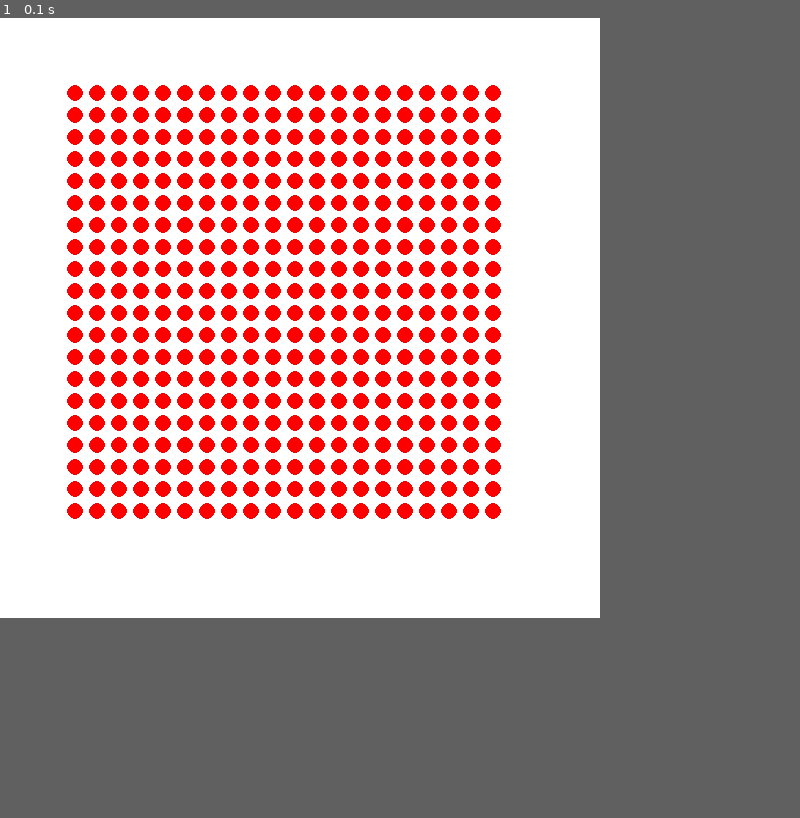
Above: before the commit, frame 1.
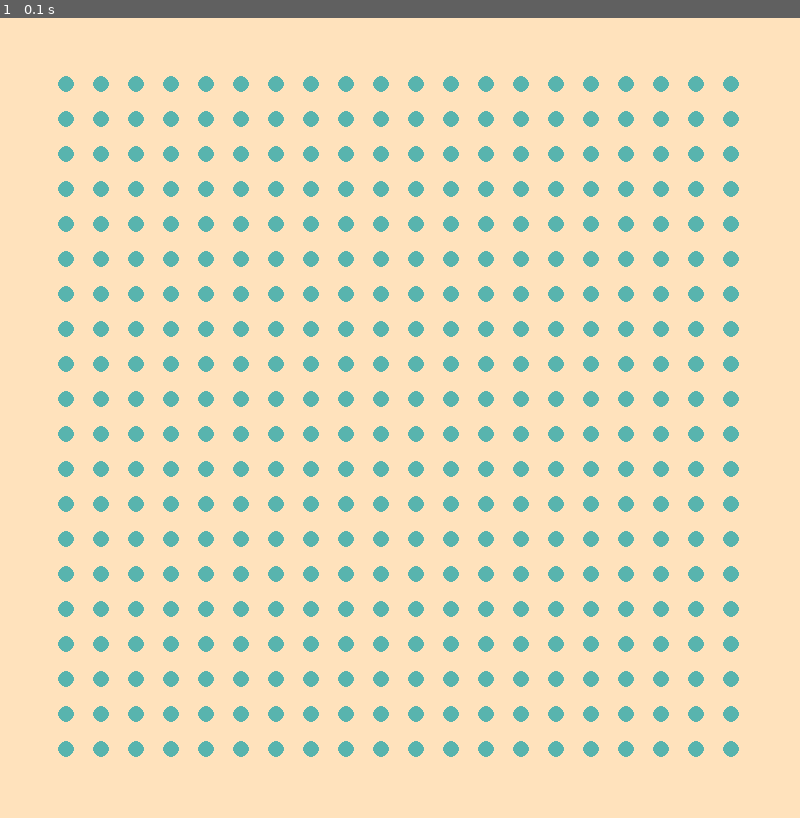
Above: after the commit, the same moment.

Repository: CetialphaV/ChessGame
Game: pygame game, started from dotsAndBoxes copy/dotUIMain.py
Same seed, same stepped clock (60 frames per second), same inputs: the game is played once before the commit and once after it.
Inputs:
- Up to frame 1 (0.1 s): no input
In our replay, the window is 600x600 before the commit and 800x800 after it. These sizes can differ from the game's own. Grey fills any space a smaller window leaves; there, only what the larger window draws over its background counts as a difference.

The runs differ from the first frame. In frame 1, 60% of the frame differs, in the area x 0-93%, y 0-93%.

Commit message:
Finished Basic elements of UI design

Diff:
--- a/dotsAndBoxes copy/dotUIMain.py
+++ b/dotsAndBoxes copy/dotUIMain.py
@@ -4,60 +4,59 @@
 
 class game:
     blockSize = 60
-    backgroundColor = (255, 255, 255)
-    selectionColor = (255, 255, 255)
+    backgroundColor = (255, 226, 188)
+    dotColor = (88, 180, 174)
 
 
-    def __init__(self, whiteSquareColor=(175, 29, 59), blackSquareColor=(77,70,70)):
-        self.whiteSquareColor = whiteSquareColor
-        self.blackSquareColor = blackSquareColor
+    def __init__(self):
+
 
         self.numDots = 20
-        self.screenMuliplier = 30
+        self.screenMuliplier = 40
         self.size = self.numDots * self.screenMuliplier
-        self.environment = env(self.size, self.size, 'chess')
-        self.screenBuffer = int(self.size / 8)
+        self.environment = env(self.size, self.size, 'DotsAndBoxes')
+        self.screenBuffer = int(self.size / 12)
         self.dotSize = 8
+        self.dotBuffer = self.dotSize * 4
 
         self.done = False
         self.positionSelected = None
         self.playerTurn = 0
+        self.getDotsForLocation((0, 19))
 
 
     def updateGameScreen(self):
         self.environment.resetBackGround(allBackGround=True)
         self.drawBoard()
         self.environment.renderChildren()
+        self.getDotsForLocation((0, 18))
         pygame.display.flip()
 
 
     def drawBoard(self):
-        # for rowNum, row in enumerate((num)):
-        #     for columnNum, block in enumerate(row):
-        #         blockPostionInView = ((rowNum * self.blockSize), (columnNum * self.blockSize))
-        #         blockRect = pygame.Rect(blockPostionInView, (self.blockSize, self.blockSize))
-        #         if (rowNum + columnNum) % 2 == 0:
-        #             pygame.draw.rect(self.environment.display, self.whiteSquareColor, blockRect)
-        #         elif (rowNum + columnNum) % 2 != 0:
-        #             pygame.draw.rect(self.environment.display, self.blackSquareColor, blockRect)
+        for dotRowNum in range(self.numDots):
+            for dotColumnNum in range(self.numDots):
+                spaceBetweenDots = int((self.size - (self.screenBuffer * 2)) / (self.numDots-1))
+                dotPostionX = self.screenBuffer + spaceBetweenDots * dotRowNum
+                dotPostionY = self.screenBuffer + spaceBetweenDots * dotColumnNum
+                pygame.draw.circle(self.environment.display, self.dotColor, (dotPostionX, dotPostionY), self.dotSize)
 
 
-        for dotRowNum in range(self.numDots):
-            for dotColumnNum in range(self.numDots):
-                spaceBetweenDots = int((self.size - (self.screenBuffer * 2)) / self.numDots)
-                dotPostionX = self.screenBuffer + spaceBetweenDots * dotRowNum
-                dotPostionY = self.screenBuffer + spaceBetweenDots * dotColumnNum
-                print(dotPostionX, dotPostionY)
-                pygame.draw.circle(self.environment.display, self.environment.RED, (dotPostionX, dotPostionY), self.dotSize)
+    def getDotsForLocation(self, location):
+        spaceBetweenDots = int((self.size - (self.screenBuffer * 2)) / (self.numDots - 1))
+        topLeft = ((location[0] * spaceBetweenDots + self.screenBuffer), location[1] * spaceBetweenDots + self.screenBuffer)
+        topRight = (((location[0] + 1) * spaceBetweenDots + self.screenBuffer), location[1] * spaceBetweenDots + self.screenBuffer)
+        bottomLeft = (((location[0]) * spaceBetweenDots + self.screenBuffer), (location[1] + 1) * spaceBetweenDots + self.screenBuffer)
+        bottomRight = (((location[0] + 1) * spaceBetweenDots + self.screenBuffer), (location[1] + 1) * spaceBetweenDots + self.screenBuffer)
+        dotLocations = {"topLeft": topLeft, "topRight": topRight, "bottomLeft": bottomLeft, "bottomRight": bottomRight}
+
+        return dotLocations
 
 
+    def drawLine(self, location, numToFactorize):
+        dotLocations = self.getDotsForLocation(location)
 
-
-
-
-
-
-
+        pass
 
     def run(self):
         """
Not shown, changed: .DS_Store
